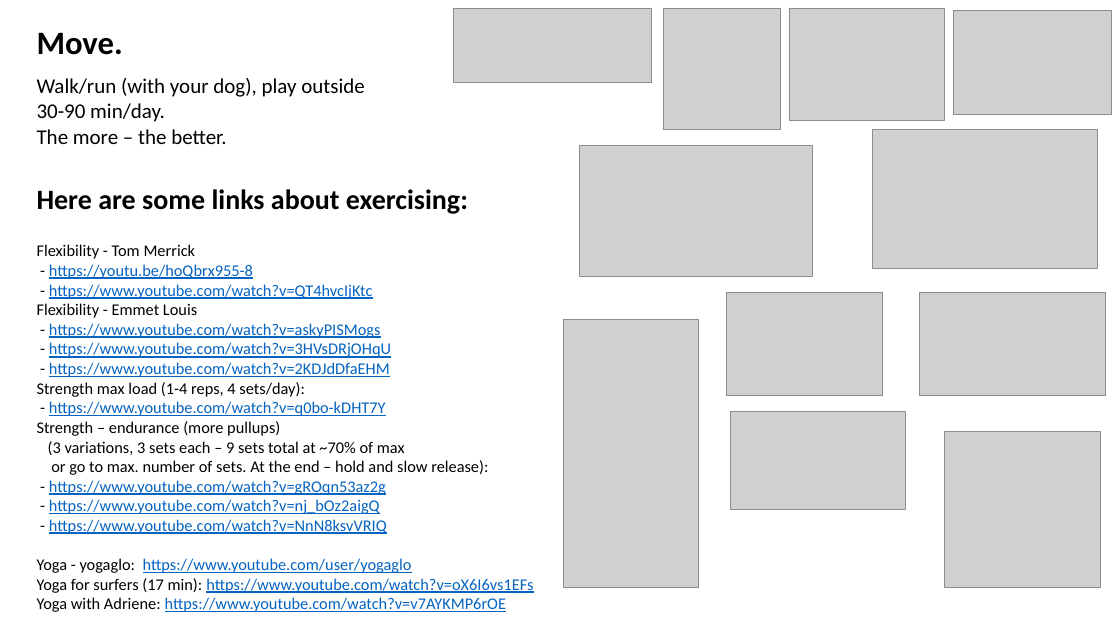
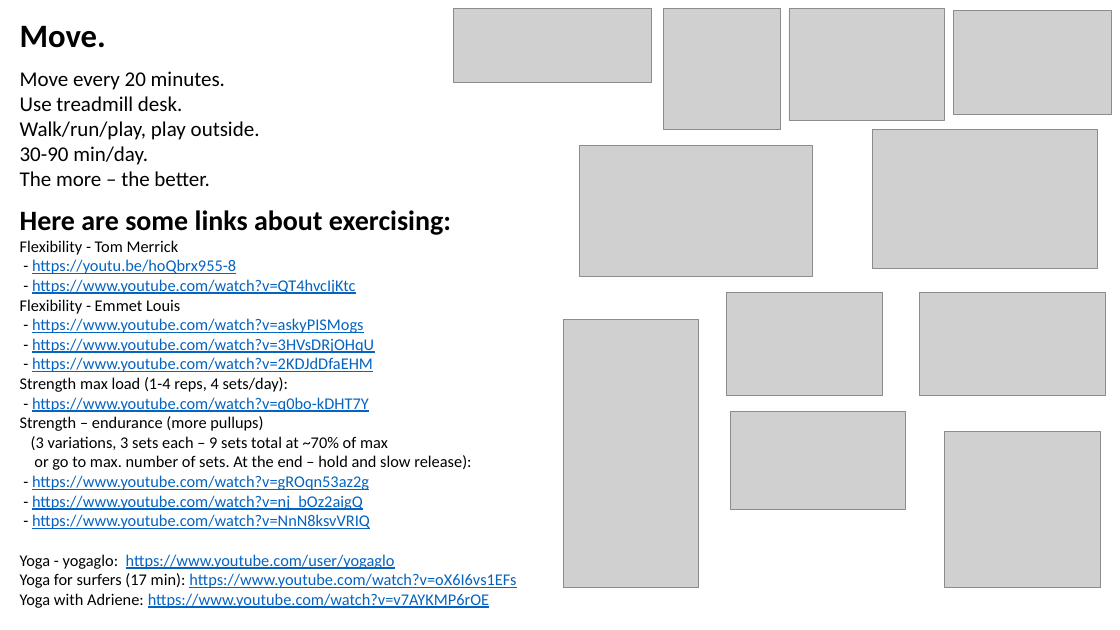
Before and after one commit to lselector/misc, a slide deck: slide 21 of _Life_Lose_Weight.pptx (slide 20 before the commit). Drawn at 1120x630 pixels with LibreOffice and Linux fonts; fonts in the diff are those of the drawing; grey boxes stand for pictures. Boxes give left, top, right and bottom in pixels: in the first picture for what was removed or moved away, otherwise in the second. Text is boxed around its words. In the diff, an @@ line names an element or a change of style, - is before the commit and + after.

```diff
--- a/_Life_Lose_Weight.pptx
+++ b/_Life_Lose_Weight.pptx
@@ text "Move.": place and size @@
-text "Move." at [37, 32, 533, 612]
+text "Move." at [20, 25, 516, 608]
@@ text at [20, 71, 260, 140]: text changed @@
-Walk/run (with your dog), play outside
+Move every 20 minutes.
+Use treadmill desk.
+Walk/run/play, play outside.
```
Also in this commit, not shown: 1 other slide changed, 1 slide added.
